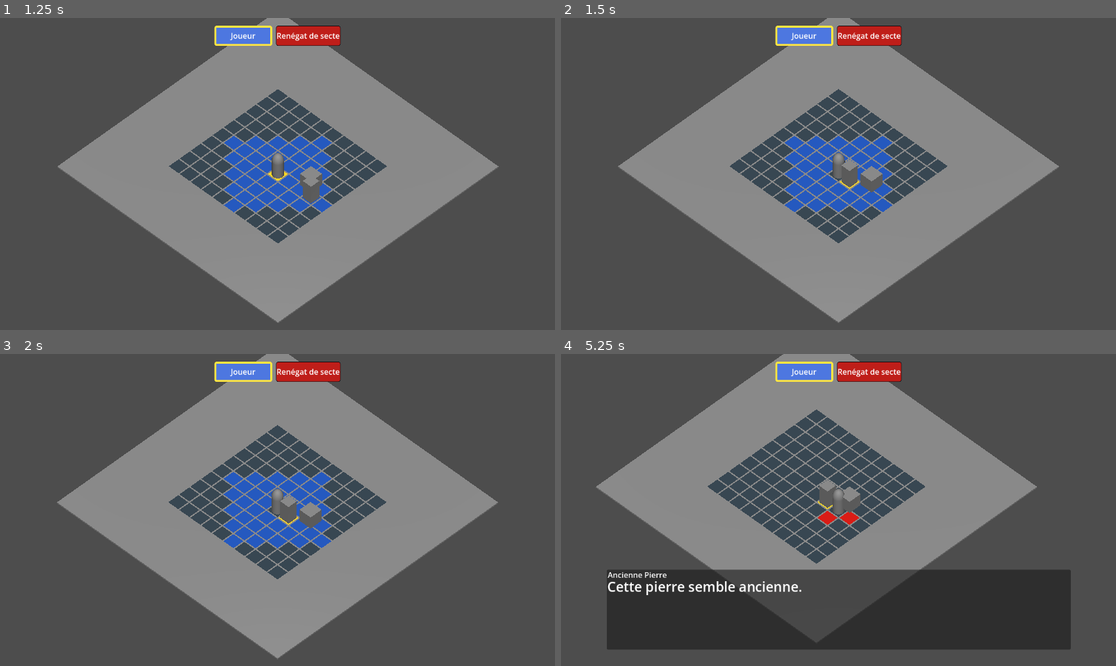
Above: before the commit, frames 1-4 (two rows, left to right).
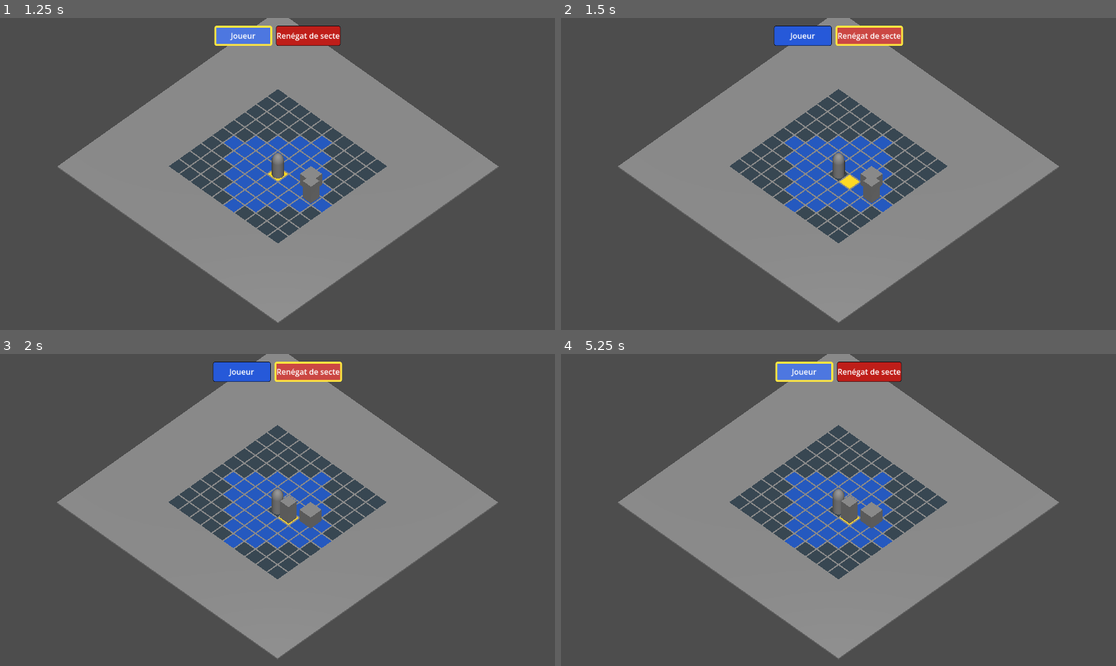
Above: after the commit, the same moments.

Repository: sillpct/lagoutte
Game: Godot game, scene res://scenes/main/main.tscn
Two runs of this game, one before a commit and one after it. Both use one fixed random seed, a clock stepped at 60 frames per second and the inputs below.
Inputs (mouse positions are in pixels of both pictures, inside the frame that each line leads up to):
- Up to frame 1 (1.25 s): click "Nouvelle Partie" at 0.5 s
- Up to frame 2 (1.5 s): tap Enter (ui_accept) at 1.25 s; move the mouse to (960, 158) at 1.27 s; hold Right (ui_right) from 1.28 s (still down); hold T (end_turn) from 1.28 s (still down); click (960, 158) at 1.42 s
- Up to frame 3 (2 s): keep holding Right (ui_right); keep holding T (end_turn); tap Enter (ui_accept) at 1.52 s
- Up to frame 4 (5.25 s): move the mouse to (727, 525) at 2.02 s; release Right (ui_right) at 2.03 s; release T (end_turn) at 2.03 s; hold Down (ui_down) 2.03-2.78 s; tap E (interact) at 2.1 s; tap Enter (ui_accept) at 2.27, 3.5, 3.77, 4.52 s; move the mouse to (894, 441) at 2.77 s; hold Right (ui_right) 2.78-3.53 s; hold A (toggle_attack_mode) 2.78-3.53 s; move the mouse to (810, 572) at 3.52 s; hold Up (ui_up) 3.53-4.28 s; tap T (end_turn) at 3.6 s; click (810, 572) at 3.67 s; move the mouse to (1005, 556) at 4.27 s; hold E (interact) 4.28-5.03 s; hold Left (ui_left) from 4.28 s (still down); move the mouse to (672, 463) at 5.02 s; tap A (toggle_attack_mode) at 5.1 s

Frame 1 is identical in both runs. In frame 2, 1.7% of the frame differs, in the area x 38-62%, y 2-60%; in frame 3, 1.4%; in frame 4, 32%, in the area x 6-92%, y 0-98%.

Commit message:
feat: rythme du tour ennemi (pauses)

Diff:
--- a/scenes/combat/enemy_brain.gd
+++ b/scenes/combat/enemy_brain.gd
@@ -2,6 +2,9 @@
 extends Node
 
 const START_CELL := Vector2i(8, 5)
+const TURN_START_PAUSE := 0.5
+const AFTER_MOVE_PAUSE := 0.45
+const BEFORE_END_TURN_PAUSE := 0.45
 
 @export var grid: CombatGrid
 @export var combat_manager: CombatManager
@@ -36,22 +39,44 @@
 	if combat_manager.get_current_unit() != unit:
 		return
 
+	await get_tree().create_timer(TURN_START_PAUSE).timeout
+	if not _can_continue_turn():
+		return
+
 	var unit_cell := grid.world_to_cell(unit.global_position)
 	var target_cell := grid.world_to_cell(target.global_position)
 
 	if CombatRules.is_adjacent(unit_cell, target_cell):
 		combat_attack.try_attack(unit, target_cell)
 	else:
+		var cell_before_move := unit_cell
 		_move_toward_target(unit_cell, target_cell)
 		unit_cell = grid.world_to_cell(unit.global_position)
+		if unit_cell != cell_before_move:
+			await get_tree().create_timer(AFTER_MOVE_PAUSE).timeout
+			if not _can_continue_turn():
+				return
+			target_cell = grid.world_to_cell(target.global_position)
 		if CombatRules.is_adjacent(unit_cell, target_cell):
 			combat_attack.try_attack(unit, target_cell)
 
 	if is_instance_valid(unit) and combat_manager.units.has(unit):
 		if combat_manager.units.has(target):
+			await get_tree().create_timer(BEFORE_END_TURN_PAUSE).timeout
+			if not _can_continue_turn():
+				return
 			combat_manager.end_turn()
 		else:
 			print("Renégat de secte : cible neutralisée.")
+
+func _can_continue_turn() -> bool:
+	return (
+		is_instance_valid(unit)
+		and is_instance_valid(target)
+		and combat_manager.units.has(unit)
+		and combat_manager.units.has(target)
+		and combat_manager.get_current_unit() == unit
+	)
 
 func _move_toward_target(unit_cell: Vector2i, target_cell: Vector2i) -> void:
 	var pm_available := combat_manager.get_pm_current(unit)
